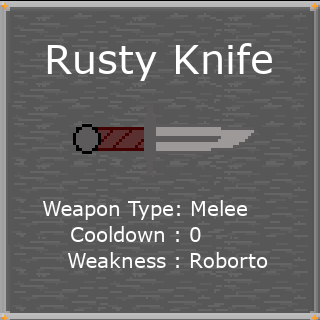
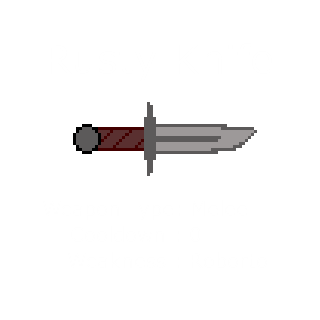
Two versions of the same layered image (320px x 320px). Layer-by-layer changes:
removed layer "Background" over [0,0,320,320]
